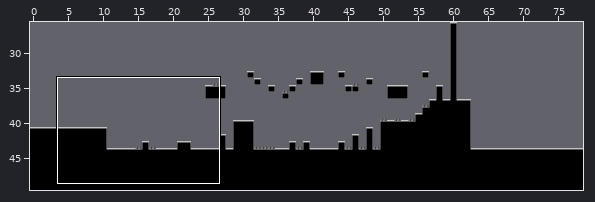
Level history. Tiled map (JSON): src/assets/tilemaps/map.json. The picture above shows the old version from afar; the outline marks the close-up.
Close-up. Earlier state:
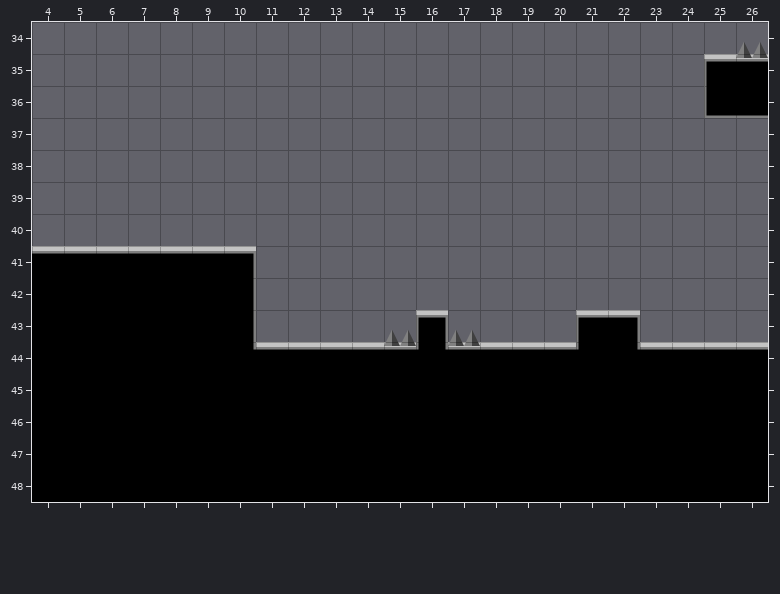
Cells are 64x64 px. Shown: x 4..26, y 34..48.
After:
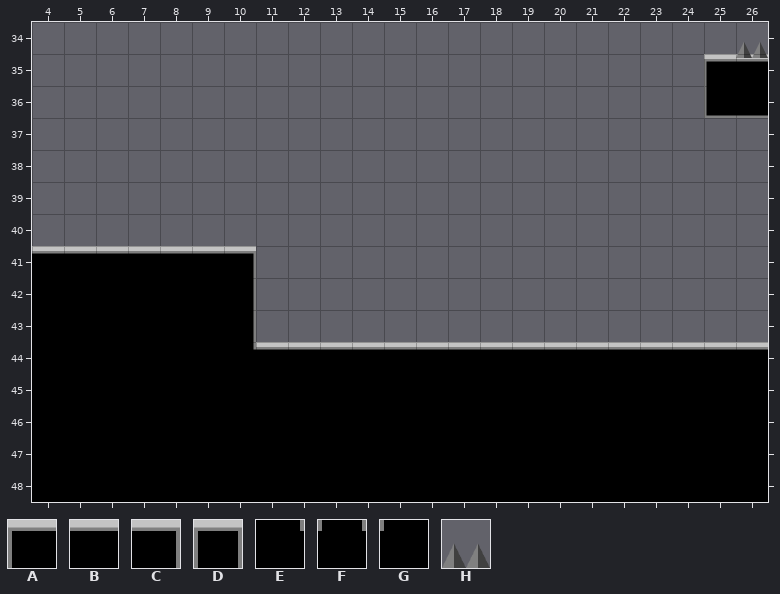
Key: from "tileset": A 0, B 1, C 2, D 3, E 5, F 6, G 7, H 21.
_ is an empty cell.
Objects are placed by their top-left corner, in cells (3,4 is the top-left corner of cell 3,4); size is 1x1 cell unless given.
Change:
Layer "Platforms":
y 43: x 16 D -> _; x 21..22 AC -> __
y 44: x 16 F -> B; x 21..22 GE -> BB
Layer "Spikes":
removed: H at 15,43.1
removed: H at 17,43.1
Boxes around the changes in both close-ups, in picture pixels (x1, y1, x2, y2):
changed: (384, 310, 480, 350)
changed: (576, 310, 640, 350)
